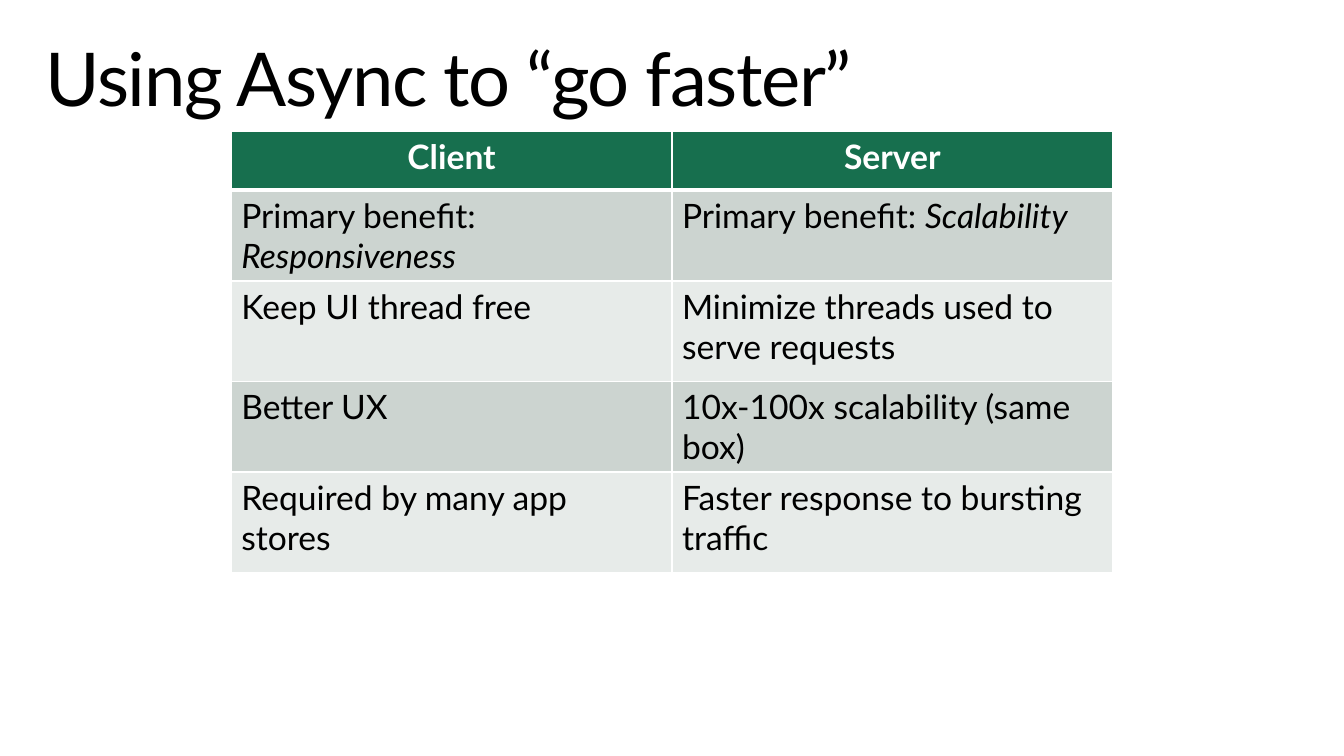
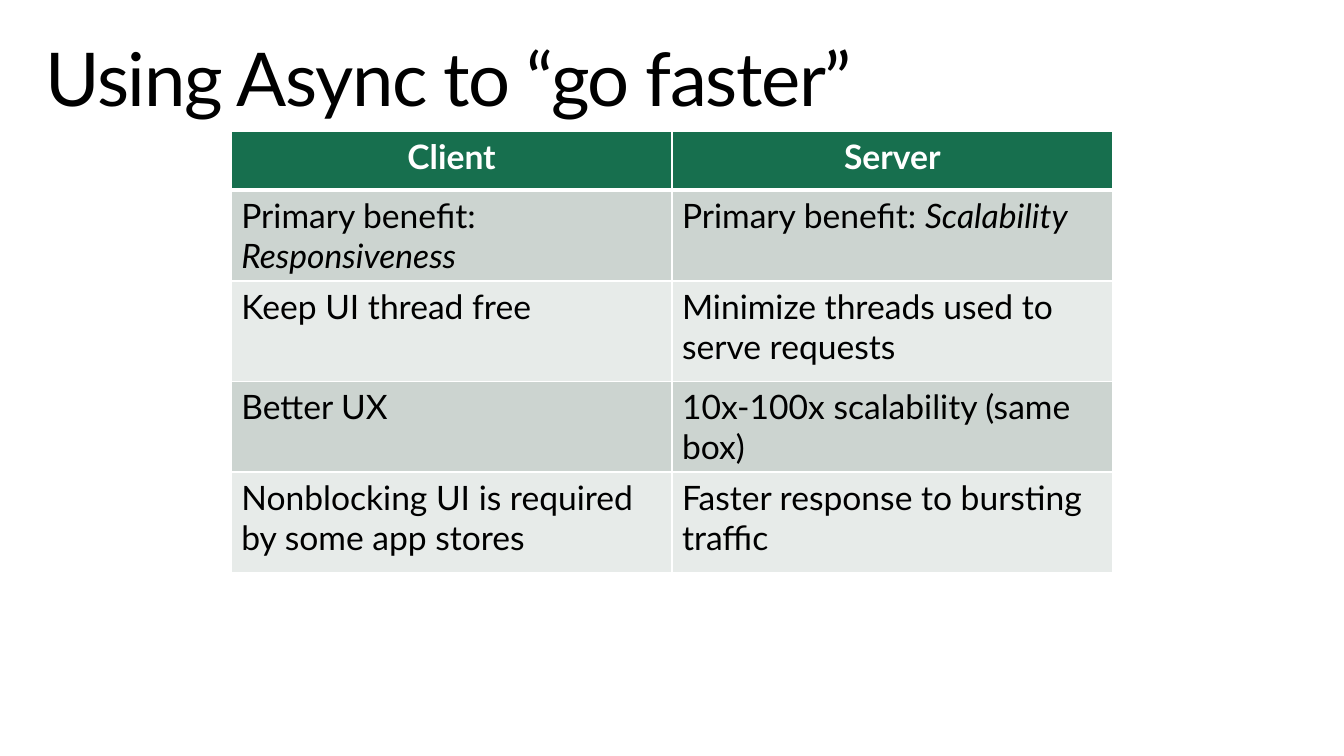
Before and after one commit to StephenCleary/Presentations, a slide deck: slide 12 of Async Pitfalls/Async Pitfalls.pptx (slide 9 before the commit). Drawn at 1344x756 pixels with LibreOffice and Linux fonts; fonts in the diff are those of the drawing; background and template pictures are left out. Boxes give left, top, right and bottom in pixels: in the first picture for what was removed or moved away, otherwise in the second. Text is boxed around its words. In the diff, an @@ line names an element or a change of style, - is before the commit and + after.

```diff
--- a/Async Pitfalls/Async Pitfalls.pptx
+++ b/Async Pitfalls/Async Pitfalls.pptx
@@ table at <box>231,131,1112,573</box> @@
-row 5, column 1: Required by many app stores
+row 5, column 1: Nonblocking UI is required by some app stores
```
Also in this commit, not shown: 5 other slides changed, 8 slides added, 3 slides removed, 1 other file.
